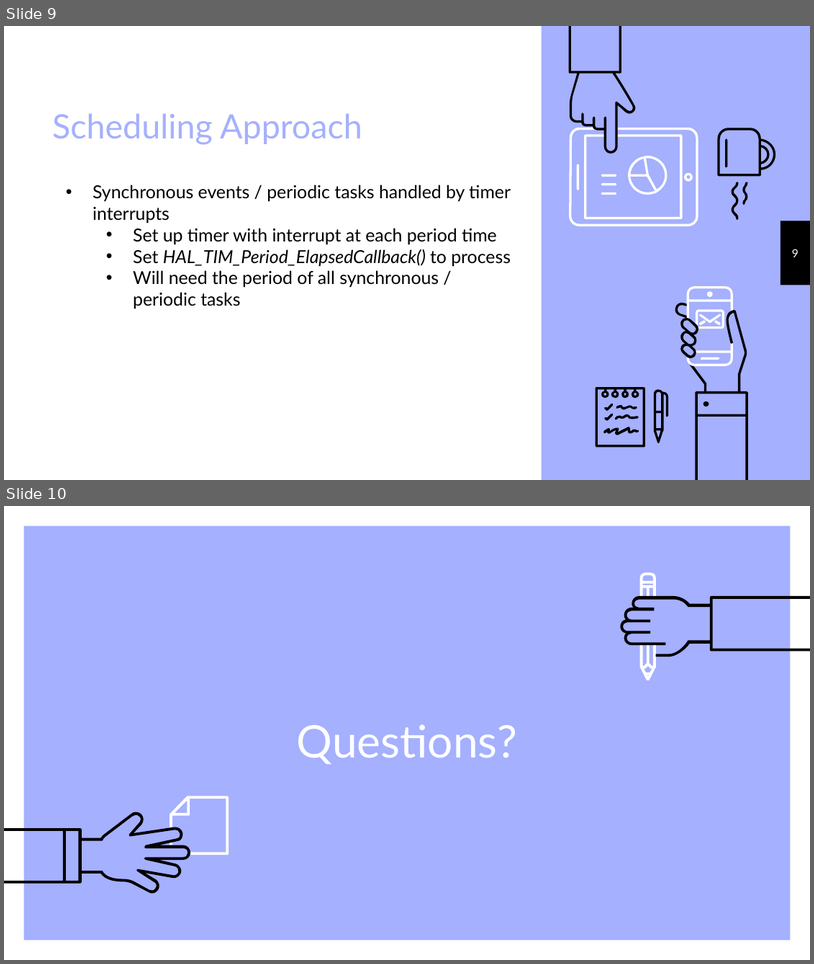
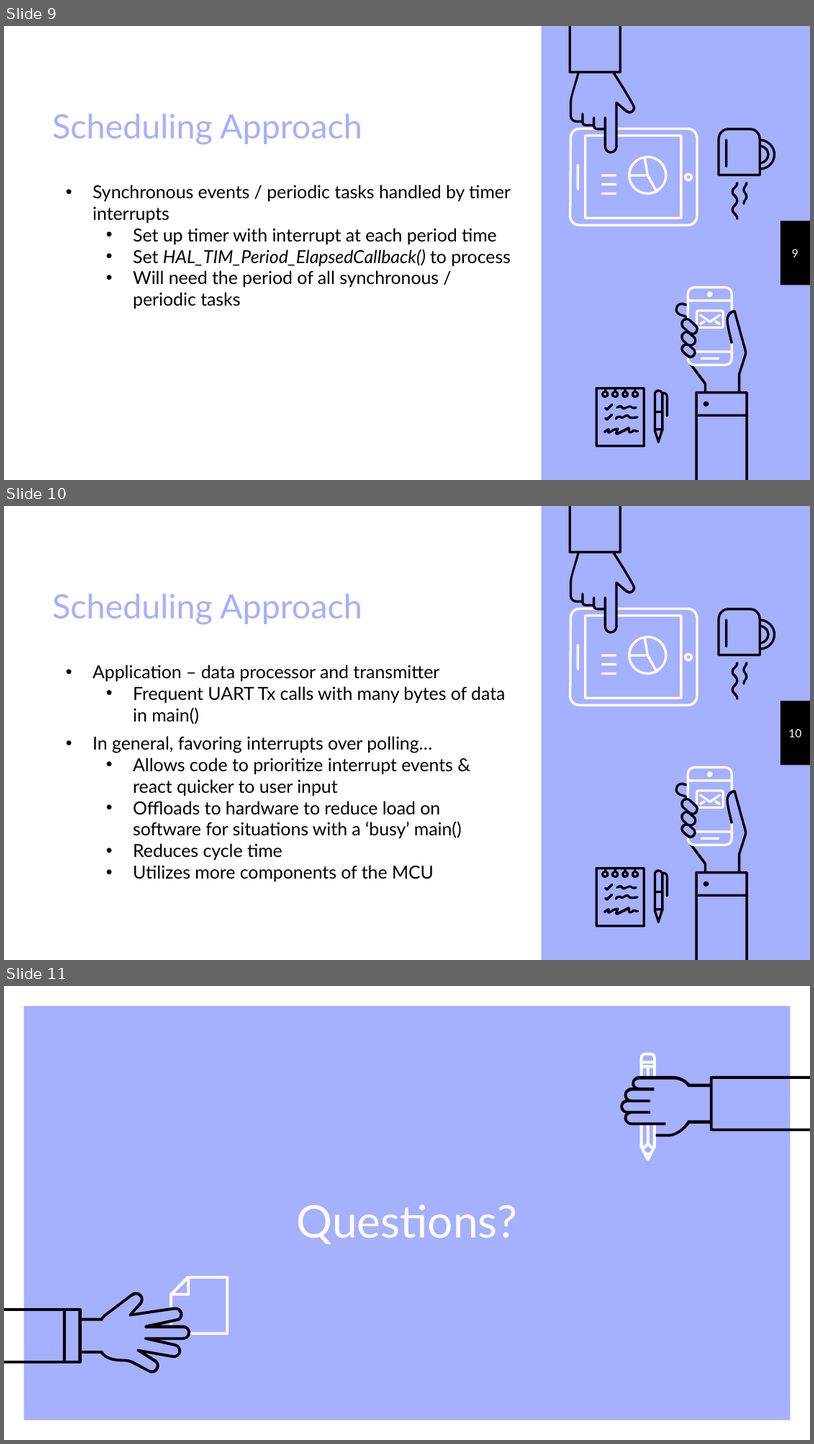
Before and after one commit to outlawkylie/CpE5170, a slide deck: 2.24.21 Lab 1 Update.pptx. Shown one above the other, each under a label of ours: slides 9 and 10 before the commit, slides 9, 10 and 11 after it. The pictures are 814x964 and 814x1444 pixels, drawn with LibreOffice and Linux fonts; fonts in the diff are those of the drawing. Boxes give left, top, right and bottom in pixels: in the first picture for what was removed or moved away, otherwise in the second. Text is boxed around its words. In the diff, an @@ line names an element or a change of style, - is before the commit and + after.

Commit message:
update ppt

```diff
--- a/2.24.21 Lab 1 Update.pptx
+++ b/2.24.21 Lab 1 Update.pptx
@@ slide 10 added at [4,506,810,960], background #A5B0FE; not listed: 33 template elements that a slide beside it also shows @@
@@ title added at [52,594,363,625], 30 pt, text #A5B0FE @@
+Scheduling Approach
@@ text added at [93,664,505,882], 16 pt, text #000000 @@
+• Application – data processor and transmitter
+  • Frequent UART Tx calls with many bytes of data in main()
+• In general, favoring interrupts over polling…
+  • Allows code to prioritize interrupt events & react quicker to user input
+  • Offloads to hardware to reduce load on software for situations with a ‘busy’ main()
+  • Reduces cycle time
+  • Utilizes more components of the MCU
@@ page number added at [789,728,802,737], 10 pt, text #FFFFFF @@
+10
@@ what was slide 10 is now slide 11 @@
```
